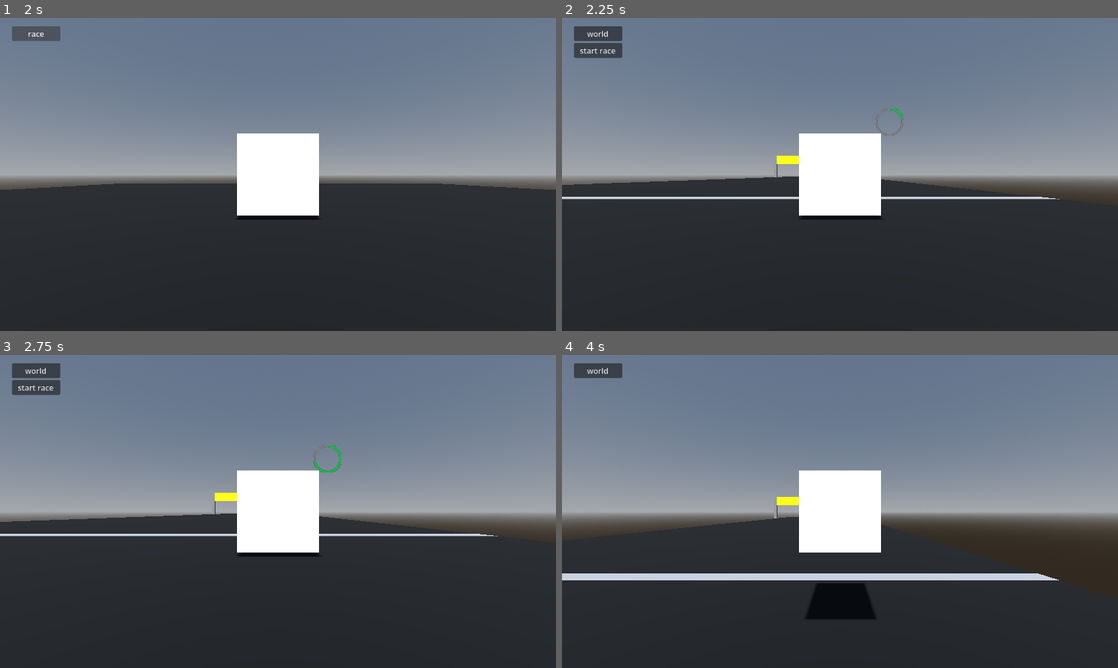
Above: before the commit, frames 1-4 (two rows, left to right).
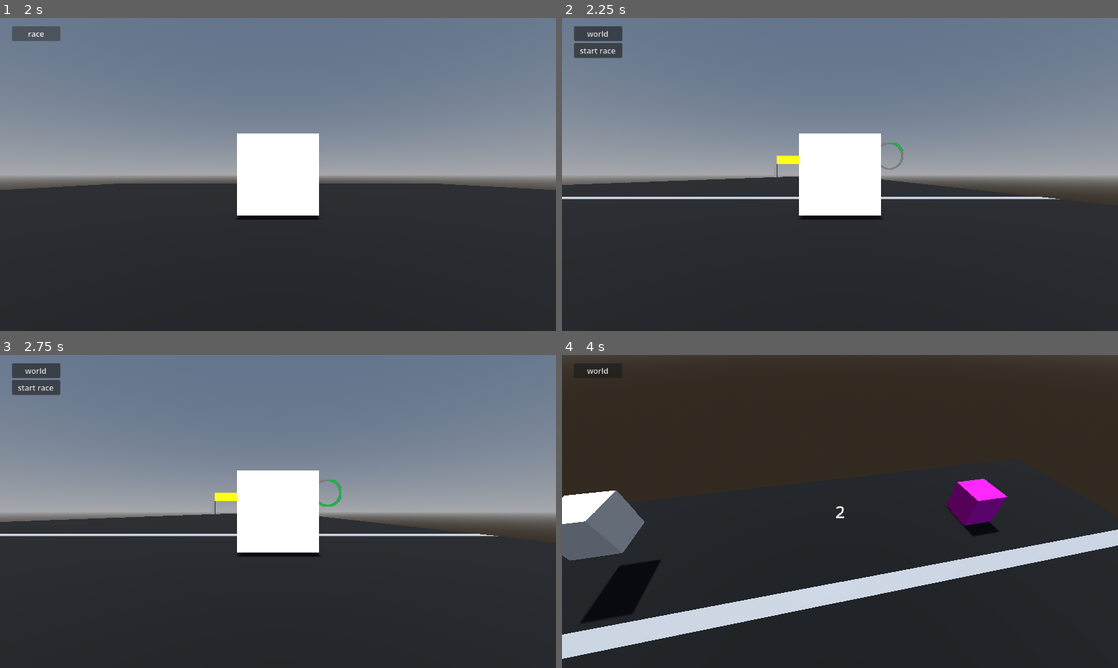
Above: after the commit, the same moments.

Repository: Xynthia/Kubus-spel
Game: Godot game, scene res://scenes/game.tscn
The game is run twice, just before and just after one commit, with the same random seed, the same clock (stepped at 60 frames per second) and the same inputs.
Inputs (mouse positions are in pixels of both pictures, inside the frame that each line leads up to):
- Up to frame 1 (2 s): click "race" at 0.5 s; click "world" at 1.25 s
- Up to frame 2 (2.25 s): tap Enter at 2 s; move the mouse to (962, 158) at 2.02 s; press the mouse at (962, 158) at 2.03 s; hold D (move right) from 2.03 s (still down)
- Up to frame 3 (2.75 s): keep holding D (move right); tap W (move foward) at 2.3 s
- Up to frame 4 (4 s): release D (move right) at 2.75 s; release the mouse at (962, 495) at 2.75 s; click "start race" at 2.75 s; move the mouse to (728, 527) at 3.52 s; hold S (move back) from 3.53 s (still down); tap W (move foward) at 3.6 s; right-click (728, 527) at 3.8 s

Frame 1 is identical in both runs. In frame 2, 0.1% of the frame differs, in the area x 56-62%, y 28-49%; in frame 3, 0.2%; in frame 4, 67%, in the area x 0-100%, y 0-98%.

Commit message:
race update

Diff:
--- a/scenes/cube.tscn
+++ b/scenes/cube.tscn
@@ -457,11 +457,3 @@
 [node name="CollisionShape3D4" type="CollisionShape3D" parent="Pivot/Sides/HE" unique_id=2037098743]
 transform = Transform3D(1, 0, 0, 0, -4.371139e-08, 1, 0, -1, -4.371139e-08, 0.00034332453, -0.040879965, -0.018953294)
 shape = SubResource("BoxShape3D_0hq27")
-
-[node name="CheckFaces" type="RayCast3D" parent="." unique_id=2072518644]
-target_position = Vector3(0, 0, 0)
-collision_mask = 64
-hit_from_inside = true
-collide_with_areas = true
-collide_with_bodies = false
-debug_shape_custom_color = Color(0.99999994, 0.44929814, 0.98089105, 1)
--- a/scenes/player.tscn
+++ b/scenes/player.tscn
@@ -9,7 +9,7 @@
 [ext_resource type="AudioStream" uid="uid://dkimiv2nocm0o" path="res://assets/audio/lightningbulb-spacebar-click-keyboard-199448.mp3" id="7_fjrip"]
 
 [sub_resource type="ViewportTexture" id="ViewportTexture_dqkch"]
-viewport_path = NodePath("Cube/Sprite pivot/ProgressbarSprite/SubViewport")
+viewport_path = NodePath("SpringArm3D/Sprite pivot/ProgressbarSprite/SubViewport")
 
 [sub_resource type="SphereShape3D" id="SphereShape3D_qlg0r"]
 radius = 0.15425918
@@ -48,21 +48,6 @@
 [node name="Cube" parent="." unique_id=1093545830 instance=ExtResource("1_g2els")]
 transform = Transform3D(1, 0, 0, 0, 1, 0, 0, 0, 1, 0, 0.5, 0)
 
-[node name="Sprite pivot" type="Node3D" parent="Cube" unique_id=741316993]
-transform = Transform3D(1, 0, 0, 0, 1, 0, 0, 0, 1, 0, 0.5, 0)
-
-[node name="ProgressbarSprite" type="Sprite3D" parent="Cube/Sprite pivot" unique_id=155864321]
-transform = Transform3D(0.5, 0, 0, 0, 0.5, 0, 0, 0, 0.5, 0.7226298, 0.2695949, 0)
-billboard = 1
-texture = SubResource("ViewportTexture_dqkch")
-
-[node name="SubViewport" type="SubViewport" parent="Cube/Sprite pivot/ProgressbarSprite" unique_id=1120495657]
-transparent_bg = true
-canvas_item_default_texture_filter = 0
-size = Vector2i(82, 80)
-
-[node name="ProgressBar" parent="Cube/Sprite pivot/ProgressbarSprite/SubViewport" unique_id=850841575 instance=ExtResource("3_qhqgy")]
-
 [node name="SpringArm3D" type="SpringArm3D" parent="." unique_id=942394009]
 transform = Transform3D(1, 0, 0, 0, 1, 0, 0, 0, 1, 0, 1, 0)
 collision_mask = 64
@@ -72,6 +57,20 @@
 [node name="Camera3D" type="Camera3D" parent="SpringArm3D" unique_id=403482195]
 transform = Transform3D(1, 0, 0, 0, 1, 0, 0, 0, 1, 0, 0.25, 0)
 current = true
+
+[node name="Sprite pivot" type="Node3D" parent="SpringArm3D" unique_id=741316993]
+
+[node name="ProgressbarSprite" type="Sprite3D" parent="SpringArm3D/Sprite pivot" unique_id=155864321]
+transform = Transform3D(0.5, 0, 0, 0, 0.5, 0, 0, 0, 0.5, 0.7226298, 0.2695949, 0)
+billboard = 1
+texture = SubResource("ViewportTexture_dqkch")
+
+[node name="SubViewport" type="SubViewport" parent="SpringArm3D/Sprite pivot/ProgressbarSprite" unique_id=1120495657]
+transparent_bg = true
+canvas_item_default_texture_filter = 0
+size = Vector2i(82, 80)
+
+[node name="ProgressBar" parent="SpringArm3D/Sprite pivot/ProgressbarSprite/SubViewport" unique_id=850841575 instance=ExtResource("3_qhqgy")]
 
 [node name="UI" parent="." unique_id=2090033340 instance=ExtResource("5_qlg0r")]
 mouse_filter = 2
@@ -101,4 +100,20 @@
 
 [node name="sfx" type="AudioStreamPlayer3D" parent="." unique_id=814664126]
 
+[node name="BottemSide" type="RayCast3D" parent="." unique_id=772540071]
+target_position = Vector3(0, 0, 0)
+collision_mask = 64
+hit_from_inside = true
+collide_with_areas = true
+collide_with_bodies = false
+debug_shape_custom_color = Color(0, 0, 0, 0.94509804)
+
+[node name="CheckFaces" type="RayCast3D" parent="." unique_id=282476528]
+target_position = Vector3(0, 0.5, 0)
+collision_mask = 64
+hit_from_inside = true
+collide_with_areas = true
+collide_with_bodies = false
+debug_shape_custom_color = Color(0.99999994, 0.44929814, 0.98089105, 1)
+
 [connection signal="area_shape_entered" from="EraseChecker" to="." method="_on_erase_checker_area_shape_entered"]
--- a/scenes/race.tscn
+++ b/scenes/race.tscn
@@ -21,6 +21,91 @@
 
 [sub_resource type="BoxShape3D" id="BoxShape3D_lrjie"]
 size = Vector3(19.856934, 6.4920654, 4.64209)
+
+[sub_resource type="Animation" id="Animation_8oh5l"]
+length = 0.001
+tracks/0/type = "value"
+tracks/0/imported = false
+tracks/0/enabled = true
+tracks/0/path = NodePath("Camera3D:position")
+tracks/0/interp = 1
+tracks/0/loop_wrap = true
+tracks/0/keys = {
+"times": PackedFloat32Array(0),
+"transitions": PackedFloat32Array(1),
+"update": 0,
+"values": [Vector3(0, 5, 2.5)]
+}
+tracks/1/type = "value"
+tracks/1/imported = false
+tracks/1/enabled = true
+tracks/1/path = NodePath("Camera3D:rotation")
+tracks/1/interp = 1
+tracks/1/loop_wrap = true
+tracks/1/keys = {
+"times": PackedFloat32Array(0),
+"transitions": PackedFloat32Array(1),
+"update": 0,
+"values": [Vector3(-0.7853982, 3.1415927, 0)]
+}
+tracks/2/type = "value"
+tracks/2/imported = false
+tracks/2/enabled = true
+tracks/2/path = NodePath("Camera3D:current")
+tracks/2/interp = 1
+tracks/2/loop_wrap = true
+tracks/2/keys = {
+"times": PackedFloat32Array(0),
+"transitions": PackedFloat32Array(1),
+"update": 1,
+"values": [false]
+}
+
+[sub_resource type="Animation" id="Animation_lrjie"]
+resource_name = "move to player"
+length = 3.0
+tracks/0/type = "value"
+tracks/0/imported = false
+tracks/0/enabled = true
+tracks/0/path = NodePath("Camera3D:position")
+tracks/0/interp = 1
+tracks/0/loop_wrap = true
+tracks/0/keys = {
+"times": PackedFloat32Array(0, 3),
+"transitions": PackedFloat32Array(2.9086595, 2.9086595),
+"update": 0,
+"values": [Vector3(0, 5, 2.5), Vector3(5.038, 1, 6.967)]
+}
+tracks/1/type = "value"
+tracks/1/imported = false
+tracks/1/enabled = true
+tracks/1/path = NodePath("Camera3D:rotation")
+tracks/1/interp = 1
+tracks/1/loop_wrap = true
+tracks/1/keys = {
+"times": PackedFloat32Array(0, 3),
+"transitions": PackedFloat32Array(2.9086595, 2.9086595),
+"update": 0,
+"values": [Vector3(-0.7853982, 3.1415927, 0), Vector3(0, 0, 0)]
+}
+tracks/2/type = "value"
+tracks/2/imported = false
+tracks/2/enabled = true
+tracks/2/path = NodePath("Camera3D:current")
+tracks/2/interp = 1
+tracks/2/loop_wrap = true
+tracks/2/keys = {
+"times": PackedFloat32Array(0, 3),
+"transitions": PackedFloat32Array(1, 1),
+"update": 1,
+"values": [true, false]
+}
+
+[sub_resource type="AnimationLibrary" id="AnimationLibrary_l1ls3"]
+_data = {
+&"RESET": SubResource("Animation_8oh5l"),
+&"move to player": SubResource("Animation_lrjie")
+}
 
 [node name="Race" type="Node3D" unique_id=770432012]
 script = ExtResource("1_8oh5l")
@@ -60,6 +145,13 @@
 size = Vector3(20, 2, 0.1)
 material = SubResource("StandardMaterial3D_8oh5l")
 
+[node name="Label3D" type="Label3D" parent="race track/finish" unique_id=124273900]
+transform = Transform3D(1, 0, 0, 0, 1, 0, 0, 0, 1, 0.11340809, 1.4932463, 0.0615654)
+text = "testing"
+font_size = 328
+outline_size = 0
+uppercase = true
+
 [node name="CSGMesh3D" type="CSGBox3D" parent="race track" unique_id=51255873]
 transform = Transform3D(1, 0, 0, 0, 1, 0, 0, 0, 1, 0, -0.09586966, 5.121228)
 size = Vector3(20, 0.1, 0.5)
@@ -81,4 +173,10 @@
 [node name="Cube spawn" type="Node3D" parent="." unique_id=2112667670 groups=["CPUSpawn"]]
 transform = Transform3D(1, 0, 0, 0, 1, 0, 0, 0, 1, -5.015, 0.5, 6.967)
 
+[node name="Camera3D" type="Camera3D" parent="." unique_id=2107122850]
+transform = Transform3D(-1, 6.181724e-08, -6.181724e-08, 0, 0.70710677, 0.70710677, 8.742278e-08, 0.70710677, -0.70710677, 0, 5, 2.5)
+
+[node name="AnimationPlayer" type="AnimationPlayer" parent="." unique_id=49874881]
+libraries/ = SubResource("AnimationLibrary_l1ls3")
+
 [connection signal="area_shape_entered" from="race track/finish_area" to="." method="_on_finish_area_area_shape_entered"]
--- a/scripts/camera_movement.gd
+++ b/scripts/camera_movement.gd
@@ -4,14 +4,16 @@
 
 
 func _physics_process(delta: float) -> void:
+	GameManager.player.sprite_pivot.global_position = GameManager.player.cube.global_position
+	GameManager.player.sprite_pivot.global_position -= GameManager.player.sprite_pivot.position
 	if GameManager.player.cube.rolling:
 		global_position = GameManager.player.cube.next_face.global_position
 		global_position.y = 1
+
+
 
 func _unhandled_input(event: InputEvent) -> void:
 	#camera movement
 	if GameManager.player.hold_middle_mouse_btn && !GameManager.player.in_transformation_modus && event is InputEventMouseMotion:
 		rotation.y -= event.relative.x * GameManager.player.mouse_sensitivity
 		rotation.x -= event.relative.y * GameManager.player.mouse_sensitivity
-
-		GameManager.player.sprite_pivot.rotation = rotation
--- a/scripts/cube.gd
+++ b/scripts/cube.gd
@@ -9,7 +9,7 @@
 
 @export var mesh_export : StandardMaterial3D
 
-@onready var check_faces: RayCast3D = $CheckFaces
+
 
 @onready var pivot: Node3D = $Pivot
 @onready var mesh: MeshInstance3D = $Pivot/MeshInstance3D
@@ -23,6 +23,8 @@
 @onready var face_4: Area3D = $Pivot/faces/face4
 @onready var face_5: Area3D = $Pivot/faces/face5
 @onready var face_6: Area3D = $Pivot/faces/face6
+
+@onready var faces_cube : Array[Area3D] = [face_1, face_2, face_3, face_4, face_5, face_6]
 
 @onready var _1: RayCast3D = $"Pivot/faces/1"
 @onready var _2: RayCast3D = $"Pivot/faces/2"
@@ -55,6 +57,7 @@
 
 @onready var current_face : RayCast3D = _3
 var next_face : Area3D
+var check_faces: RayCast3D
 
 @onready var pivot_origin_pos : Vector3 = pivot.position
 @onready var pivot_rotation : Vector3 = pivot.rotation
@@ -65,6 +68,7 @@
 func _ready() -> void:
 	if mesh_export:
 		mesh.set_surface_override_material(0, mesh_export)
+
 
 func roll(dir : Vector3):
 	# Do nothing if we're currently rolling.
@@ -105,28 +109,36 @@
 	if rolling:
 		return false
 
-	var distance := 0.6
-	check_faces.enabled = true
-
-	match dir:
-		DIR.foward:
-			check_faces.target_position = Vector3.FORWARD
-		DIR.backward:
-			check_faces.target_position = Vector3.BACK
-		DIR.left:
-			check_faces.target_position = Vector3.LEFT
-		DIR.right:
-			check_faces.target_position = Vector3.RIGHT
-
-	if check_faces.is_colliding():
-		current_face = check_face_on()
-		next_face = check_faces.get_collider()
-		check_faces.enabled = false
-
-		var next_side = get_side_beteen_current_next()
-		if next_side:
-			duration = check_if_bevel(next_side)
-			return true
+	if !check_faces:
+		print(get_owner())
+		if get_owner() == GameManager.player:
+			check_faces = GameManager.player.check_faces
+		elif get_owner() == GameManager.cpu:
+			check_faces
+
+	if check_faces:
+		var distance := 0.6
+		check_faces.enabled = true
+
+		match dir:
+			DIR.foward:
+				check_faces.target_position = Vector3.FORWARD
+			DIR.backward:
+				check_faces.target_position = Vector3.BACK
+			DIR.left:
+				check_faces.target_position = Vector3.LEFT
+			DIR.right:
+				check_faces.target_position = Vector3.RIGHT
+
+		if check_faces.is_colliding():
+			current_face = check_face_on()
+			next_face = check_faces.get_collider()
+			check_faces.enabled = false
+
+			var next_side = get_side_beteen_current_next()
+			if next_side:
+				duration = check_if_bevel(next_side)
+				return true
 	return false
 
 func check_if_bevel(side : Area3D) -> float:
@@ -134,6 +146,20 @@
 		return FAST_DURATION
 	else:
 		return SLOW_DURATION
+
+func reset_bevel() -> void:
+	ab.visible = false
+	bc.visible = false
+	cd.visible = false
+	da.visible = false
+	ae.visible = false
+	bf.visible = false
+	cg.visible = false
+	dh.visible = false
+	ef.visible = false
+	fg.visible = false
+	gh.visible = false
+	he.visible = false
 
 func get_side_beteen_current_next() -> Area3D:
 	match current_face:
--- a/scripts/game_manager.gd
+++ b/scripts/game_manager.gd
@@ -8,7 +8,7 @@
 
 
 var WORLD = preload("uid://c6pq4yvcrkqye").instantiate()
-var RACE = preload("uid://cl2b2owl20ng5").instantiate()
+var RACE : Race = preload("uid://cl2b2owl20ng5").instantiate()
 
 var current_scene : Node3D
 var started_race: bool = false
@@ -63,9 +63,8 @@
 func spawn(spawn_scene) -> void:
 	for nodes in spawn_scene.get_children():
 		if nodes.is_in_group("PlayerSpawn"):
-
-			#player.global_position.y = 0.5
 			if player.cube:
+				player.cube.reset_bevel()
 				player.global_position = nodes.global_position
 				player.cube.global_position = player.global_position
 				player.spring_arm_3d.global_position = player.global_position
--- a/scripts/player.gd
+++ b/scripts/player.gd
@@ -12,10 +12,9 @@
 @onready var cube: Cube = $Cube
 @onready var spring_arm_3d: SpringArm3D = $SpringArm3D
 
-
-@onready var progressbar_sprite: Sprite3D = $"Cube/Sprite pivot/ProgressbarSprite"
-@onready var progress_bar: TextureProgressBar = $"Cube/Sprite pivot/ProgressbarSprite/SubViewport/ProgressBar"
-@onready var sprite_pivot: Node3D = $"Cube/Sprite pivot"
+@onready var sprite_pivot: Node3D = $"SpringArm3D/Sprite pivot"
+@onready var progressbar_sprite: Sprite3D = $"SpringArm3D/Sprite pivot/ProgressbarSprite"
+@onready var progress_bar: TextureProgressBar = $"SpringArm3D/Sprite pivot/ProgressbarSprite/SubViewport/ProgressBar"
 
 @onready var erasing_sfx: AudioStreamPlayer3D = $erasing_sfx
 @onready var racing_sfx: AudioStreamPlayer = $racing_sfx
@@ -24,6 +23,9 @@
 
 @onready var erase_checker: Area3D = $EraseChecker
 @onready var eraserbits: GPUParticles3D = $eraserbits
+@onready var bottem_side: RayCast3D = $BottemSide
+@onready var check_faces: RayCast3D = $CheckFaces
+
 
 
 @onready var ui: UI = $UI
@@ -69,6 +71,9 @@
 		erasing_sfx.volume_db -= 1
 
 
+	check_faces.global_position = cube.global_position
+
+
 func erase() -> void:
 	eraserbits.emitting = true
 	if side:
@@ -79,20 +84,48 @@
 	spring_arm_3d.rotation = start_rotation_camera
 
 	erase_checker.global_position = cube.global_position
-	erase_checker.global_position.y -= 0.5
+	erase_checker.global_position.y -= 0.8
 
 	rotation_cube_pickup = cube.rotation
 	current_hold_left_mouse_btn_duration = 0
 
-	position.y += floating_amount
+	position += Vector3.UP
+
+func check_which_face_closer_to_ground() -> Area3D:
+	var face : Area3D
+	bottem_side.global_position = cube.global_position
+	bottem_side.target_position = Vector3.DOWN
+	face = bottem_side.get_collider()
+	return face
+
+func check_which_face_is_front() -> Area3D:
+	var face : Area3D
+	bottem_side.global_position = cube.global_position
+	bottem_side.target_position = Vector3.FORWARD
+	face = bottem_side.get_collider()
+	return face
+
+func set_on_right_face() -> void:
+	var ground_side = check_which_face_closer_to_ground()
+	var foward_side = check_which_face_is_front()
+
+	var x = snapped(cube.rotation_degrees.x, 90)
+	var y = snapped(cube.rotation_degrees.y, 90)
+	var z = snapped(cube.rotation_degrees.z, 90)
+
+	cube.rotation_degrees = Vector3(x, y, z)
+
+
+func round_to_dec(num, digit):
+	return round(num * pow(10.0, digit)) / pow(10.0, digit)
 
 func exit_transformation_mode() -> void:
+	set_on_right_face()
 	position.y -= floating_amount
-	cube.rotation = rotation_cube_pickup
 	in_transformation_modus = false
 
 func _unhandled_input(event: InputEvent) -> void:
-	if GameManager.current_scene == GameManager.WORLD || GameManager.current_scene == GameManager.RACE && GameManager.started_race:
+	if GameManager.current_scene == GameManager.WORLD || GameManager.current_scene == GameManager.RACE && GameManager.started_race && not GameManager.finished_race:
 		if Input.is_action_pressed("move foward"):
 			if cube.calculate_next_face(cube.DIR.foward):
 				cube.roll(Vector3.FORWARD)
--- a/scripts/race.gd
+++ b/scripts/race.gd
@@ -1,7 +1,25 @@
 class_name Race
 extends Node3D
+
+@onready var animation_player: AnimationPlayer = $AnimationPlayer
+@onready var label_3d: Label3D = $"race track/finish/Label3D"
+
+var race_timer : float
+
+func _process(delta: float) -> void:
+	if GameManager.started_race && not GameManager.finished_race:
+		race_timer += delta
+		var hours: int = int(race_timer / (60.0 * 60.0))
+		var minutes: int = int(race_timer / 60.0) % 60
+		var seconds: int = int(race_timer) % 60
+		var miliseconds: int = int(race_timer * 1000.0) % 1000
+		var string: String = "%02d.%02d.%03d" % [minutes, seconds, miliseconds]
+		label_3d.text = string
 
 
 func _on_finish_area_area_shape_entered(area_rid: RID, area: Area3D, area_shape_index: int, local_shape_index: int) -> void:
 	GameManager.finished_race = true
 	GameManager.won_race_name = area.get_owner().get_parent().name
+
+func play_intro_animation() -> void:
+	animation_player.play("move to player")
--- a/scripts/ui.gd
+++ b/scripts/ui.gd
@@ -44,6 +44,7 @@
 func _on_start_race_pressed() -> void:
 	start_race.visible = false
 	label.visible = true
+	GameManager.RACE.play_intro_animation()
 	GameManager.player.racing_sfx.play()
 	timer.start()
 
